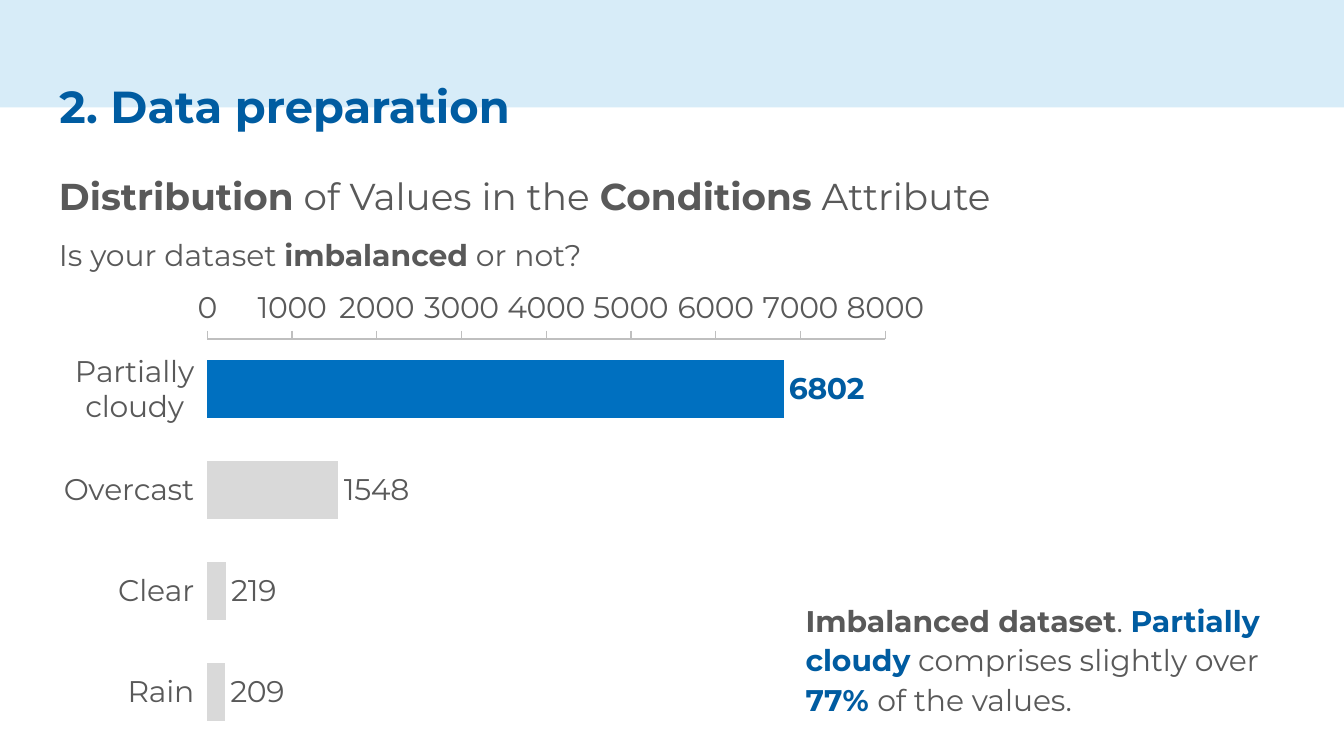
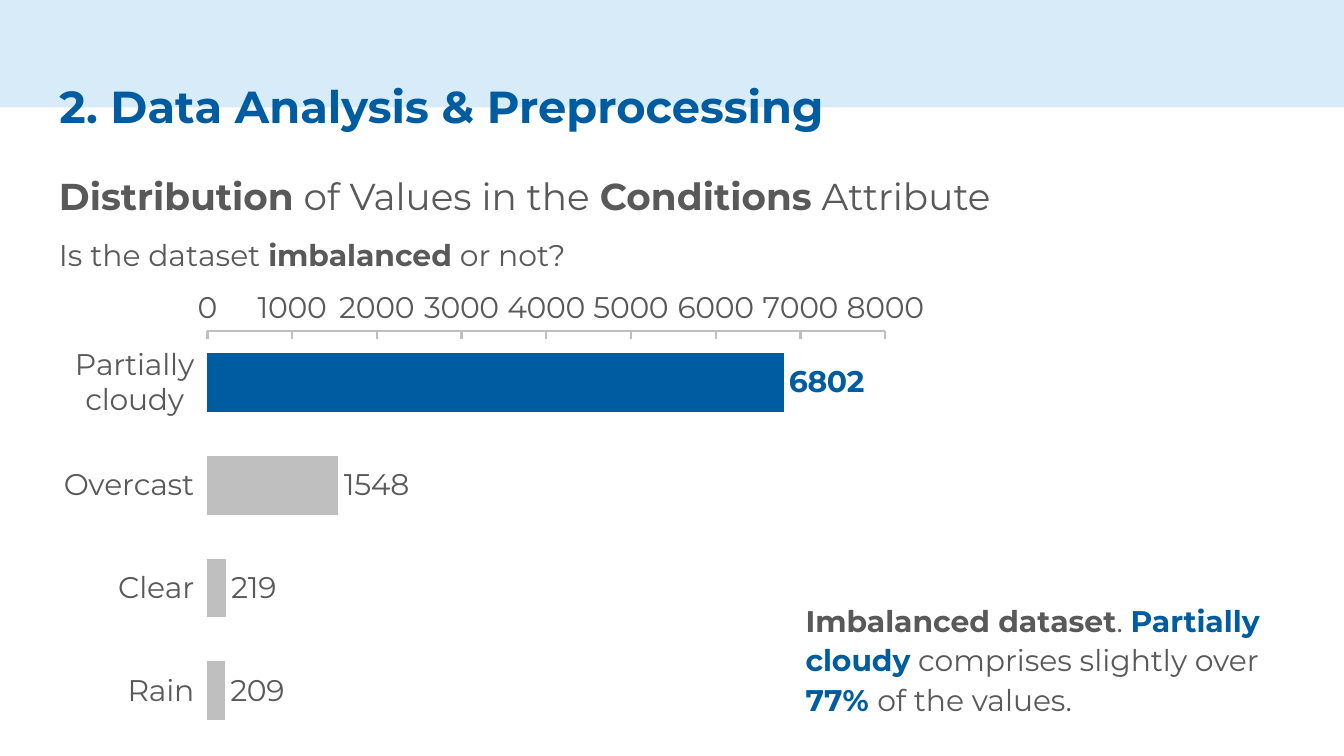
Before and after one commit to haiphan2000/CS114-Machine-Learning, a slide deck: slide 8 of ML slides.pptx (slide 7 before the commit). Drawn at 1344x756 pixels with LibreOffice and Linux fonts; fonts in the diff are those of the drawing. Boxes give left, top, right and bottom in pixels: in the first picture for what was removed or moved away, otherwise in the second. Text is boxed around its words. In the diff, an @@ line names an element or a change of style, - is before the commit and + after.

```diff
--- a/ML slides.pptx
+++ b/ML slides.pptx
@@ title at <box>59,87,824,132</box>: text changed @@
-2. Data preparation
+2. Data Analysis & Preprocessing
@@ text at <box>59,242,565,266</box>: text changed @@
-Is your dataset imbalanced or not?
+Is the dataset imbalanced or not?
@@ bar chart at <box>46,281,942,751</box> @@
@@ colour of Series 1 #D9D9D9 to #BFBFBF @@
@@ colours of single points changed @@
@@ value axis changed @@
```
Also in this commit, not shown: 7 other slides changed, 4 slides added, 1 slide removed, 2 other files.
